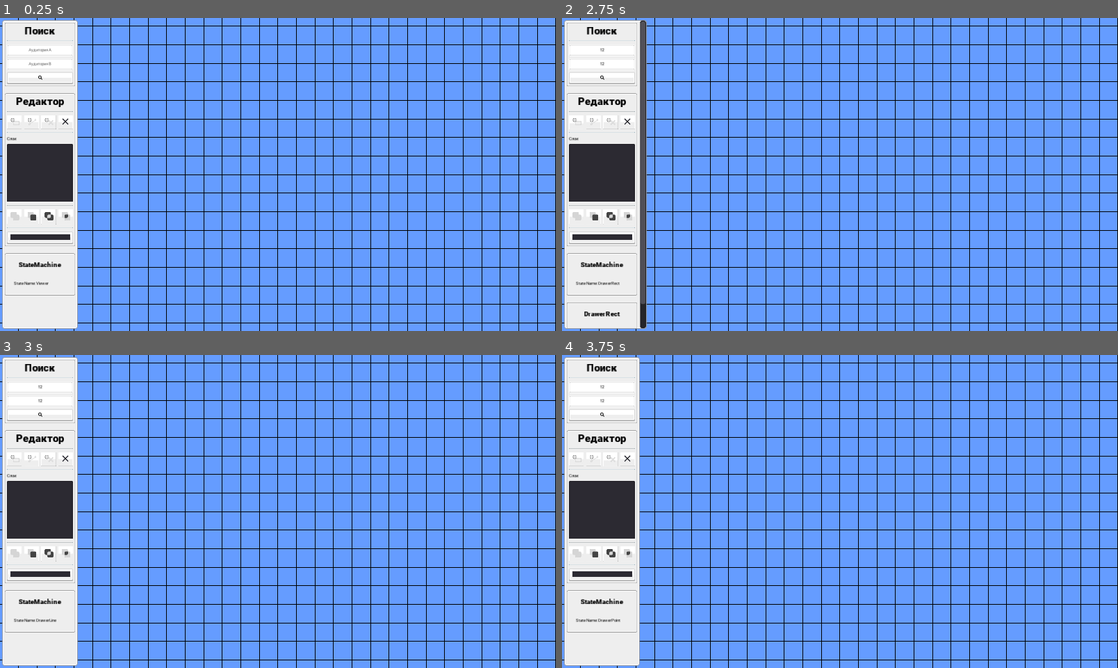
Above: before the commit, frames 1-4 (two rows, left to right).
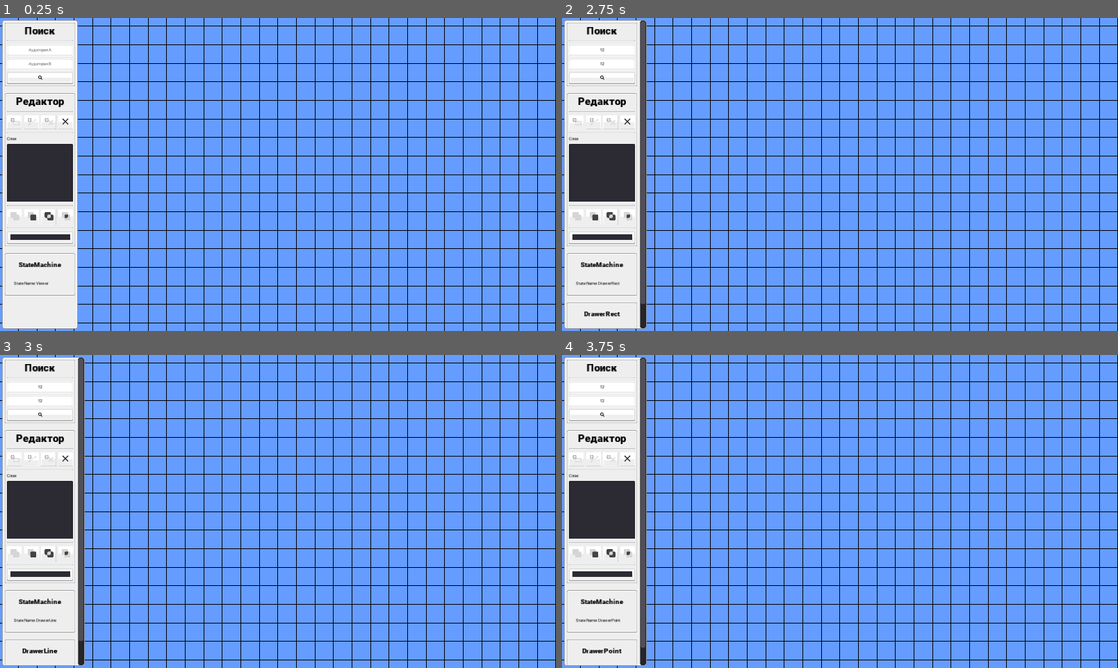
Above: after the commit, the same moments.

Repository: nikolai-in/MapDemo
Game: Godot game, scene res://src/Main/Main.tscn
The game is run twice, just before and just after one commit, with the same random seed, the same clock (stepped at 60 frames per second) and the same inputs.
Inputs (mouse positions are in pixels of both pictures, inside the frame that each line leads up to):
- Up to frame 1 (0.25 s): no input
- Up to frame 2 (2.75 s): click (600, 49) at 0.52 s; type "12" at 0.6 s; click (600, 64) at 0.75 s; type "12" at 0.83 s; click "" at 1.25 s; click (578, 121) at 2 s
- Up to frame 3 (3 s): click (33, 458) at 2.75 s
- Up to frame 4 (3.75 s): click (612, 458) at 3.5 s

Frames 1-2 are identical in both runs. In frame 3, 1.5% of the frame differs, in the area x 0-16%, y 0-100%; in frame 4, 1.5%.

Commit message:
:sparkles: Update debug panels

Diff:
--- a/app/src/Main/DrawerLine.gd
+++ b/app/src/Main/DrawerLine.gd
@@ -1 +1,42 @@
 extends State
+
+onready var MapCanvas : Node2D = owner.get_node("MapCanvas")
+
+export var StateOptions : NodePath = "../../../UI/Sidebar/ScrollContainer/Column/StateOptions"
+export var OptionsScene : PackedScene = preload("res://src/UI/debug/DebugPanel.tscn")
+var Options : PanelContainer = OptionsScene.instance()
+
+var start_pos: = Vector2.ZERO
+var end_pos: = Vector2.ZERO
+
+
+func unhandled_input(event: InputEvent) -> void:
+	if event is InputEventMouseButton:
+		if event.is_pressed():
+			if event.button_index == BUTTON_LEFT:
+				start_pos = MapCanvas.get_global_mouse_position()
+				print_debug("Start: ", start_pos)
+		if !event.is_pressed():
+			if event.button_index == BUTTON_LEFT:
+				end_pos = MapCanvas.get_global_mouse_position()
+				print_debug("End: ", end_pos)
+				_state_machine.transition_to("Viewer")
+	if event is InputEventMouseMotion:
+		if event.button_mask == BUTTON_MASK_LEFT:
+			end_pos = MapCanvas.get_global_mouse_position()
+
+
+func physics_process(delta: float) -> void:
+	pass
+
+
+func enter(msg: Dictionary = {}) -> void:
+	Options.reference_path = self.get_path()
+	Options.properties = PoolStringArray(["start_pos","end_pos"])
+	get_node(StateOptions).add_child(Options)
+
+
+func exit() -> void:
+	get_node(StateOptions).remove_child(Options)
+	start_pos = Vector2.ZERO
+	end_pos = Vector2.ZERO
--- a/app/src/Main/DrawerPoint.gd
+++ b/app/src/Main/DrawerPoint.gd
@@ -1 +1,33 @@
 extends State
+
+onready var MapCanvas : Node2D = owner.get_node("MapCanvas")
+
+export var StateOptions : NodePath = "../../../UI/Sidebar/ScrollContainer/Column/StateOptions"
+export var OptionsScene : PackedScene = preload("res://src/UI/debug/DebugPanel.tscn")
+var Options : PanelContainer = OptionsScene.instance()
+
+var point: = Vector2.ZERO
+
+
+func unhandled_input(event: InputEvent) -> void:
+	if event is InputEventMouseButton:
+		if event.is_pressed():
+			if event.button_index == BUTTON_LEFT:
+				point = MapCanvas.get_global_mouse_position()
+				print_debug("Point: ", point)
+				_state_machine.transition_to("Viewer")
+
+
+func physics_process(delta: float) -> void:
+	pass
+
+
+func enter(msg: Dictionary = {}) -> void:
+	Options.reference_path = self.get_path()
+	Options.properties = PoolStringArray(["point"])
+	get_node(StateOptions).add_child(Options)
+
+
+func exit() -> void:
+	get_node(StateOptions).remove_child(Options)
+	point = Vector2.ZERO
--- a/app/src/Main/DrawerRect.gd
+++ b/app/src/Main/DrawerRect.gd
@@ -2,8 +2,9 @@
 
 onready var MapCanvas : Node2D = owner.get_node("MapCanvas")
 
-export var StateOptions : NodePath
-var Options: = preload("res://src/UI/debug/DebugPanel.tscn").instance()
+export var StateOptions : NodePath = "../../../UI/Sidebar/ScrollContainer/Column/StateOptions"
+export var OptionsScene : PackedScene = preload("res://src/UI/debug/DebugPanel.tscn")
+var Options : PanelContainer = OptionsScene.instance()
 
 var start_pos: = Vector2.ZERO
 var end_pos: = Vector2.ZERO
@@ -19,6 +20,10 @@
 			if event.button_index == BUTTON_LEFT:
 				end_pos = MapCanvas.get_global_mouse_position()
 				print_debug("End: ", end_pos)
+				_state_machine.transition_to("Viewer")
+	if event is InputEventMouseMotion:
+		if event.button_mask == BUTTON_MASK_LEFT:
+			end_pos = MapCanvas.get_global_mouse_position()
 
 
 func physics_process(delta: float) -> void:
@@ -33,3 +38,5 @@
 
 func exit() -> void:
 	get_node(StateOptions).remove_child(Options)
+	start_pos = Vector2.ZERO
+	end_pos = Vector2.ZERO
--- a/app/src/Main/Main.tscn
+++ b/app/src/Main/Main.tscn
@@ -293,7 +293,6 @@
 
 [node name="DrawerRect" type="Node" parent="StateMachine/Editor"]
 script = ExtResource( 8 )
-StateOptions = NodePath("../../../UI/Sidebar/ScrollContainer/Column/StateOptions")
 
 [node name="DrawerLine" type="Node" parent="StateMachine/Editor"]
 script = ExtResource( 10 )
